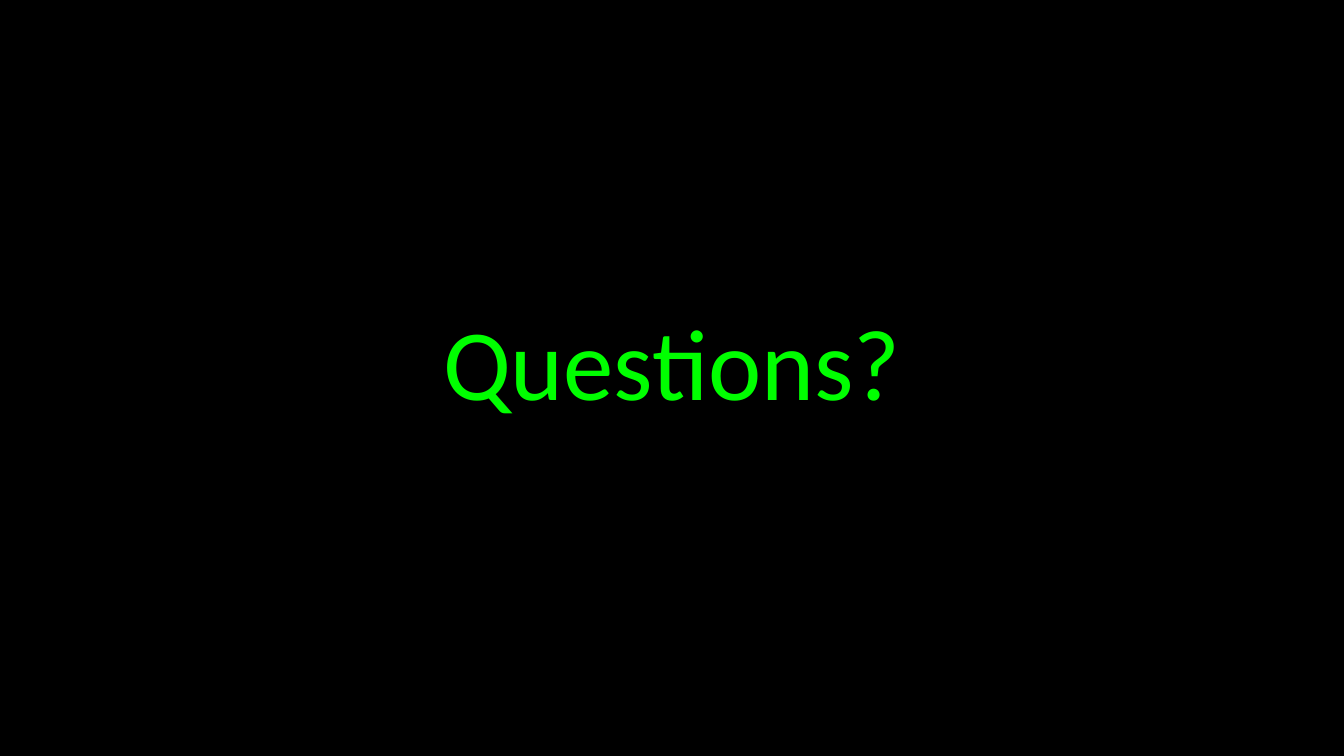
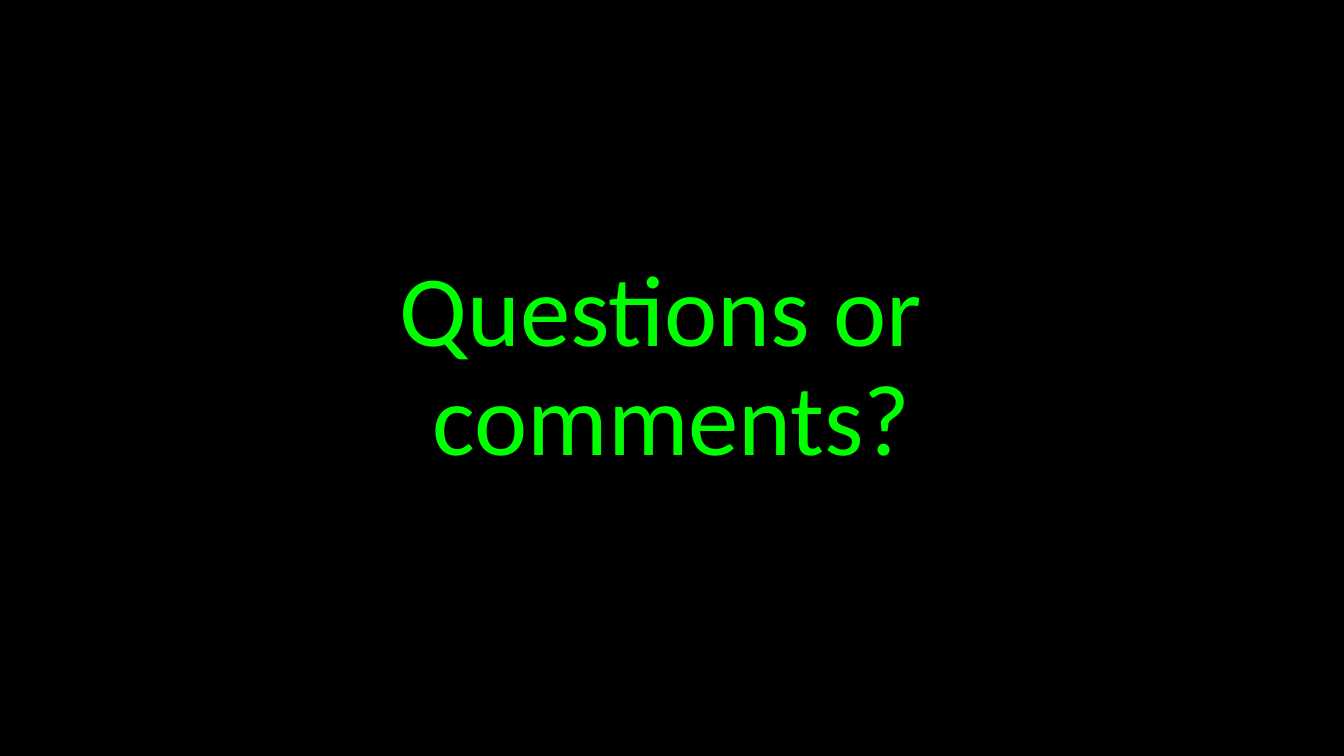
Before and after one commit to kkinist/ACS_Boston_2018, a slide deck: slide 23 of ACS_Boston_2018_Irikura.pptx. Drawn at 1344x756 pixels with LibreOffice and Linux fonts; fonts in the diff are those of the drawing. Boxes give left, top, right and bottom in pixels: in the first picture for what was removed or moved away, otherwise in the second. Text is boxed around its words. In the diff, an @@ line names an element or a change of style, - is before the commit and + after.

```diff
--- a/ACS_Boston_2018_Irikura.pptx
+++ b/ACS_Boston_2018_Irikura.pptx
@@ title at box(400, 276, 921, 456): text changed @@
-Questions?
+Questions or
+comments?
```
Also in this commit, not shown: 1 other slide changed, 1 other file.
